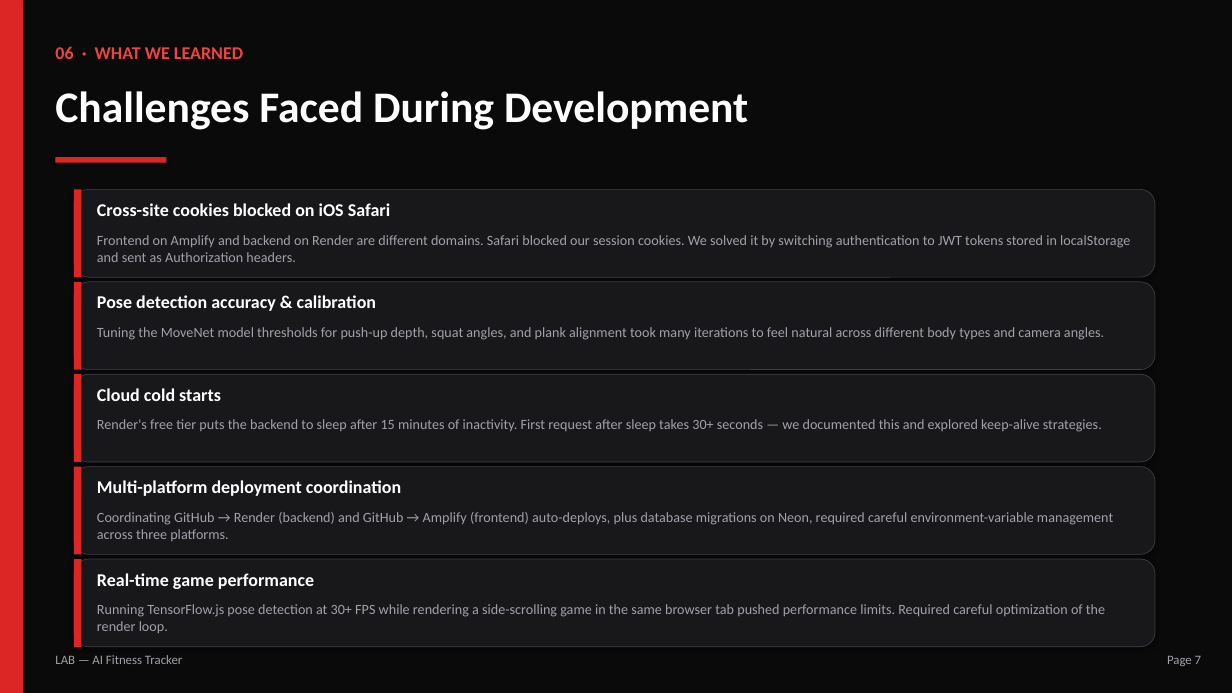
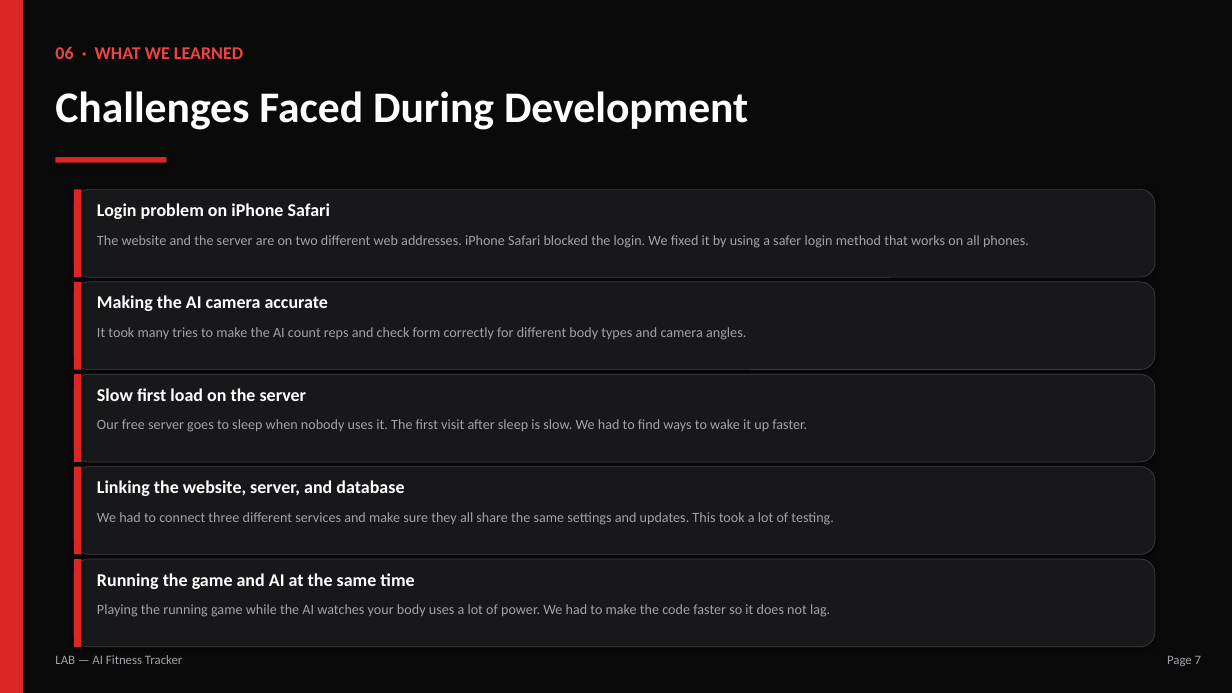
Before and after one commit to nv23158-mohammed-jasim/GRD-PROJECT, a slide deck: slide 7 of attached_assets/LAB_Project_Presentation.pptx. Drawn at 1232x693 pixels with LibreOffice and Linux fonts; fonts in the diff are those of the drawing. Boxes give left, top, right and bottom in pixels: in the first picture for what was removed or moved away, otherwise in the second. Text is boxed around its words. In the diff, an @@ line names an element or a change of style, - is before the commit and + after.

```diff
--- a/attached_assets/LAB_Project_Presentation.pptx
+++ b/attached_assets/LAB_Project_Presentation.pptx
@@ text at (x1=97, y1=203, x2=330, y2=219): text changed @@
-Cross-site cookies blocked on iOS Safari
+Login problem on iPhone Safari
@@ text at (x1=97, y1=235, x2=1029, y2=248): text changed @@
-Frontend on Amplify and backend on Render are different domains. Safari blocked our session cookies. We solved it by switching authentication to JWT tokens stored in localStorage and sent as Authorization headers.
+The website and the server are on two different web addresses. iPhone Safari blocked the login. We fixed it by using a safer login method that works on all phones.
@@ text at (x1=97, y1=295, x2=328, y2=311): text changed @@
-Pose detection accuracy & calibration
+Making the AI camera accurate
@@ text at (x1=97, y1=327, x2=746, y2=340): text changed @@
-Tuning the MoveNet model thresholds for push-up depth, squat angles, and plank alignment took many iterations to feel natural across different body types and camera angles.
+It took many tries to make the AI count reps and check form correctly for different body types and camera angles.
@@ text at (x1=97, y1=388, x2=307, y2=401): text changed @@
-Cloud cold starts
+Slow first load on the server
@@ text at (x1=97, y1=419, x2=807, y2=432): text changed @@
-Render's free tier puts the backend to sleep after 15 minutes of inactivity. First request after sleep takes 30+ seconds — we documented this and explored keep-alive strategies.
+Our free server goes to sleep when nobody uses it. The first visit after sleep is slow. We had to find ways to wake it up faster.
@@ text at (x1=97, y1=480, x2=404, y2=496): text changed @@
-Multi-platform deployment coordination
+Linking the website, server, and database
@@ text at (x1=97, y1=512, x2=834, y2=525): text changed @@
-Coordinating GitHub → Render (backend) and GitHub → Amplify (frontend) auto-deploys, plus database migrations on Neon, required careful environment-variable management across three platforms.
+We had to connect three different services and make sure they all share the same settings and updates. This took a lot of testing.
@@ text at (x1=97, y1=573, x2=414, y2=589): text changed @@
-Real-time game performance
+Running the game and AI at the same time
@@ text at (x1=97, y1=604, x2=830, y2=617): text changed @@
-Running TensorFlow.js pose detection at 30+ FPS while rendering a side-scrolling game in the same browser tab pushed performance limits. Required careful optimization of the render loop.
+Playing the running game while the AI watches your body uses a lot of power. We had to make the code faster so it does not lag.
```
Also in this commit, not shown: 5 other slides changed, 2 other files.
